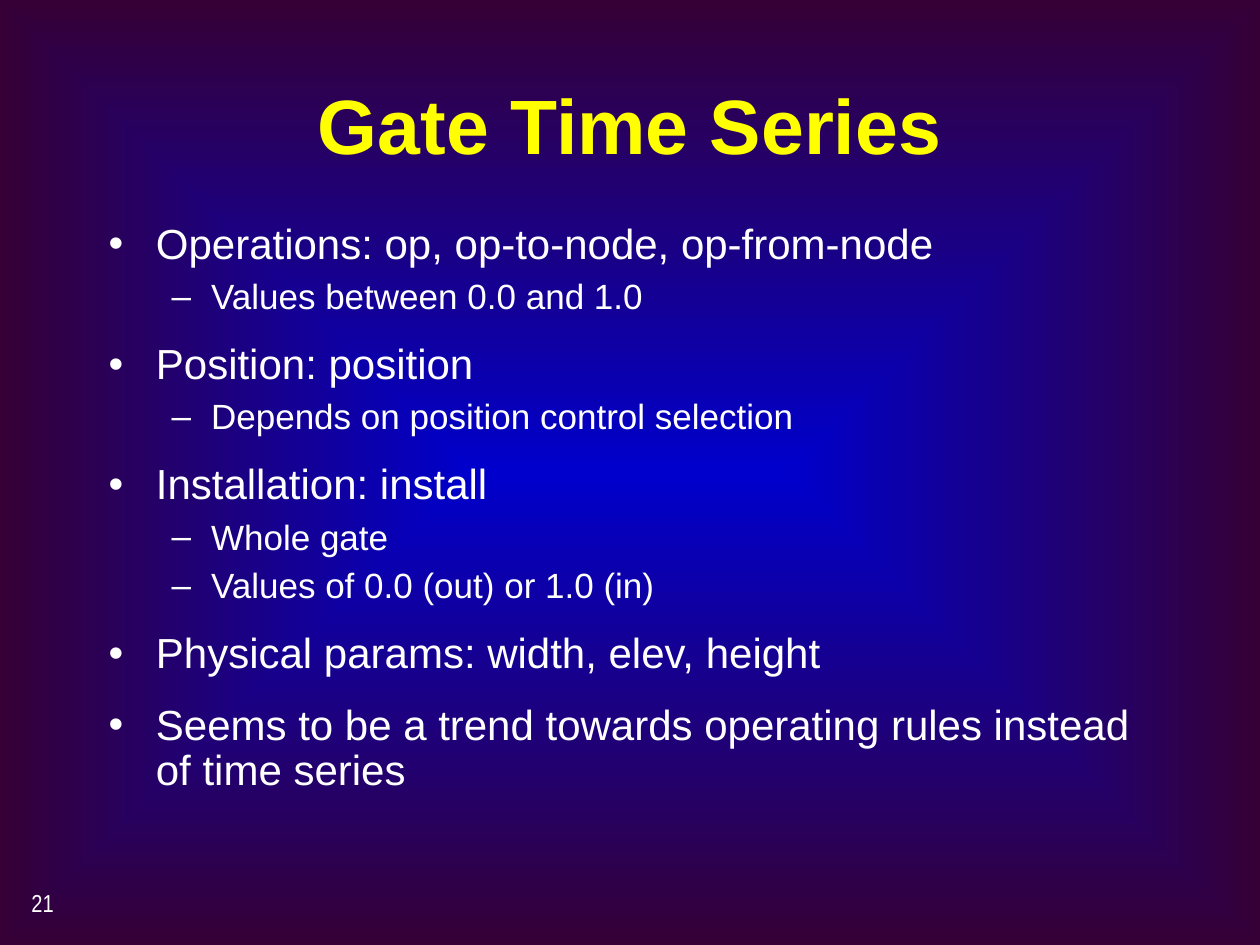
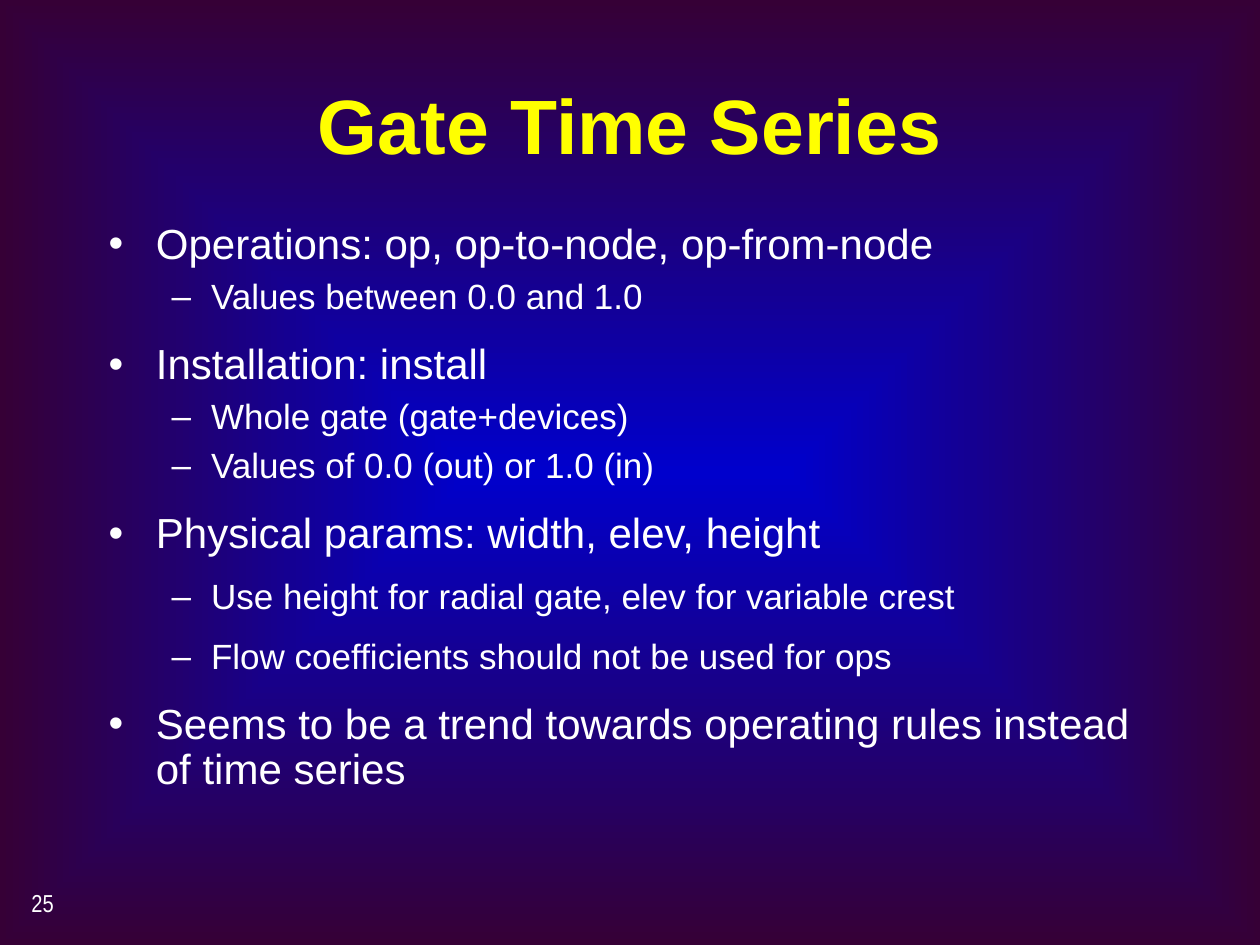
Before and after one commit to CADWRDeltaModeling/dsm2, a slide deck: slide 25 of dsm2/presentations/BT2_Reservoir_Gate_Transfer.ppt (slide 21 before the commit). Drawn at 1260x945 pixels with LibreOffice and Linux fonts; fonts in the diff are those of the drawing. Boxes give left, top, right and bottom in pixels: in the first picture for what was removed or moved away, otherwise in the second. Text is boxed around its words. In the diff, an @@ line names an element or a change of style, - is before the commit and + after.

```diff
--- a/dsm2/presentations/BT2_Reservoir_Gate_Transfer.ppt
+++ b/dsm2/presentations/BT2_Reservoir_Gate_Transfer.ppt
@@ text at (x1=156, y1=348, x2=793, y2=436): paragraphs removed @@
-• Position: position
-  – Depends on position control selection
@@ text at (x1=211, y1=403, x2=629, y2=436): text changed @@
-  – Whole gate
+  – Whole gate (gate+devices)
@@ text at (x1=211, y1=583, x2=955, y2=676): paragraphs added @@
+  – Use height for radial gate, elev for variable crest
+  – Flow coefficients should not be used for ops
@@ page number at (x1=31, y1=895, x2=53, y2=913): text changed @@
-21
+25
```
Also in this commit, not shown: 11 other slides changed, 5 slides added, 3 slides removed.
